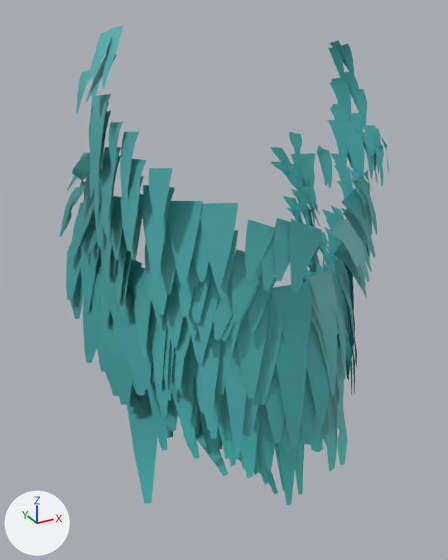
What one commit did to the glTF model assets/giant/parts/Beard_full.glb.
Camera for both pictures: a camera (50 mm lens) standing at (-0.306, -0.692, 3.505) and looking at (-0.019, -0.171, 3.244). Lighting does not change. The marker at lower left points along +X, +Y and +Z. The older version comes first.

Names of what the first picture shows: 'Beard_full'.
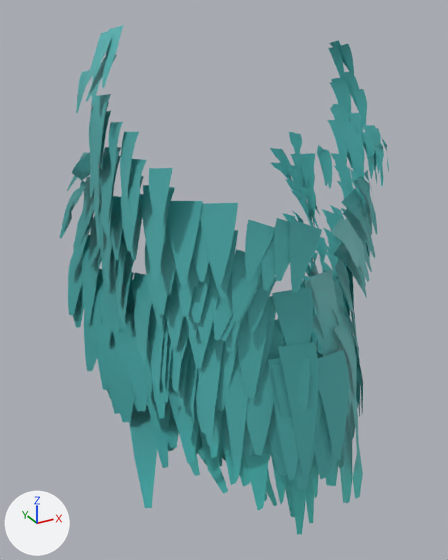
The newer file adds a shape key; the second version is drawn at full value of the shape key 'chin' of 'Beard_full', and the change is written as the vertex moves it makes.

Changed parts and their boxes [x1, y1, x2, y2] in the pictures (448 x 560 px; the box of a moved part takes in the faces that stretch with it):
'Beard_full', reshaped (6% taller)
    before: [60, 25, 389, 505]
    after: [60, 25, 389, 535]
part 1 of me_beard_full, moved or reshaped (mostly hidden)
    before: [128, 365, 134, 380]
    after: [129, 383, 137, 399]
part 2 of me_beard_full, moved or reshaped
    before: [80, 250, 101, 326]
    after: [82, 269, 102, 345]
part 3 of me_beard_full, moved or reshaped (mostly hidden)
    before: [311, 255, 316, 272]
    after: [307, 265, 313, 277]
part 4 of me_beard_full, moved or reshaped
    before: [337, 321, 346, 380]
    after: [334, 317, 357, 396]
part 5 of me_beard_full, moved or reshaped (not visible afterwards)
    before: [287, 208, 299, 221]
part 6 of me_beard_full, moved or reshaped (mostly hidden)
    before: [221, 387, 231, 436]
    after: [221, 406, 231, 455]
part 7 of me_beard_full, moved or reshaped
    before: [124, 258, 136, 313]
    after: [125, 279, 134, 333]
part 8 of me_beard_full, moved or reshaped
    before: [171, 369, 180, 419]
    after: [168, 373, 180, 435]
part 9 of me_beard_full, moved or reshaped (not visible afterwards)
    before: [137, 390, 148, 403]
part 10 of me_beard_full, moved or reshaped
    before: [191, 328, 207, 364]
    after: [185, 317, 207, 369]
part 11 of me_beard_full, moved or reshaped
    before: [335, 273, 357, 367]
    after: [337, 277, 359, 370]
part 12 of me_beard_full, moved or reshaped (mostly hidden afterwards)
    before: [74, 246, 81, 295]
    after: [77, 261, 82, 269]
part 13 of me_beard_full, moved or reshaped (mostly hidden)
    before: [277, 440, 287, 468]
    after: [291, 476, 300, 501]
part 14 of me_beard_full, moved or reshaped (mostly hidden)
    before: [195, 386, 204, 414]
    after: [196, 406, 205, 434]
part 15 of me_beard_full, moved or reshaped
    before: [107, 270, 117, 305]
    after: [108, 284, 119, 325]
part 16 of me_beard_full, moved or reshaped (mostly hidden)
    before: [323, 409, 329, 435]
    after: [338, 446, 345, 468]
part 17 of me_beard_full, moved or reshaped
    before: [240, 412, 260, 479]
    after: [246, 432, 272, 510]
part 18 of me_beard_full, moved or reshaped
    before: [60, 147, 355, 505]
    after: [60, 148, 363, 535]

Patch to the scene script:
```diff
--- a/assets/giant/parts/Beard_full.glb.py
+++ b/assets/giant/parts/Beard_full.glb.py
@@ me_beard_full @@
-me_beard_full.from_pydata(...)  # 4660 vertices, 3960 faces; spans x -0.162..0.163, y -0.319..-0.025, z 3.012..3.492
+me_beard_full.from_pydata(...)  # 4660 vertices, 3960 faces; spans x -0.162..0.163, y -0.341..-0.025, z 2.99..3.492
+# me_beard_full part 1: the loose piece of 14 vertices spanning x -0.128..-0.093, y -0.164..-0.122, z 3.147..3.248 is moved by (0.0, 0.0, -0.023)
+# me_beard_full part 2: the loose piece of 14 vertices spanning x -0.148..-0.122, y -0.117..-0.075, z 3.193..3.277 is moved by (0.0, 0.0, -0.023)
+# me_beard_full part 3: the loose piece of 14 vertices spanning x 0.097..0.135, y -0.164..-0.119, z 3.135..3.251 is moved by (0.0, 0.0, -0.021)
+# me_beard_full part 4: the loose piece of 14 vertices spanning x 0.022..0.056, y -0.298..-0.263, z 3.172..3.256 is moved by (0.0, -0.019, -0.019)
+# me_beard_full part 5: the loose piece of 14 vertices spanning x 0.137..0.162, y -0.078..-0.042, z 3.201..3.271 is moved by (0.0, 0.0, -0.023)
+# me_beard_full part 6: the loose piece of 14 vertices spanning x -0.068..-0.045, y -0.268..-0.228, z 3.124..3.233 is moved by (0.0, -0.002, -0.023)
+# me_beard_full part 7: the loose piece of 14 vertices spanning x -0.129..-0.111, y -0.163..-0.127, z 3.209..3.281 is moved by (0.0, 0.0, -0.023)
+# me_beard_full part 8: the loose piece of 14 vertices spanning x -0.098..-0.064, y -0.222..-0.17, z 3.098..3.24 is moved by (0.0, 0.0, -0.023)
+# me_beard_full part 9: the loose piece of 14 vertices spanning x -0.123..-0.086, y -0.158..-0.12, z 3.112..3.199 is moved by (0.0, 0.0, -0.011)
+# me_beard_full part 10: the loose piece of 14 vertices spanning x -0.093..-0.069, y -0.258..-0.22, z 3.206..3.284 is moved by (0.0, 0.002, -0.006)
+# me_beard_full part 11: the loose piece of 14 vertices spanning x 0.041..0.081, y -0.287..-0.238, z 3.171..3.277 is moved by (0.0, -0.003, -0.004)
+# me_beard_full part 12: the loose piece of 14 vertices spanning x -0.152..-0.133, y -0.083..-0.052, z 3.217..3.278 is moved by (0.0, 0.0, -0.018)
+# me_beard_full part 13: the loose piece of 14 vertices spanning x -0.034..0.008, y -0.291..-0.257, z 3.086..3.228 is moved by (0.0, -0.024, -0.023)
+# me_beard_full part 14: the loose piece of 14 vertices spanning x -0.088..-0.061, y -0.257..-0.211, z 3.148..3.25 is moved by (0.0, 0.0, -0.023)
+# me_beard_full part 15: the loose piece of 14 vertices spanning x -0.134..-0.117, y -0.155..-0.118, z 3.23..3.305 is moved by (0.0, 0.0, -0.023)
+# me_beard_full part 16: the loose piece of 14 vertices spanning x 0.018..0.047, y -0.289..-0.25, z 3.102..3.231 is moved by (0.0, -0.027, -0.023)
+# me_beard_full part 17: the loose piece of 14 vertices spanning x -0.061..-0.026, y -0.284..-0.237, z 3.079..3.232 is moved by (0.0, -0.02, -0.024)
+# me_beard_full part 18: 2504 of 4660 vertices moved; they spanned x -0.162..0.163, y -0.319..-0.025, z 3.012..3.35 and now span x -0.162..0.163, y -0.341..-0.025, z 2.99..3.349; mean shift (0.0, -0.003, -0.018); largest move (0.045, -0.303, 3.073) -> (0.045, -0.329, 3.05)
+# other edits to the shape of me_beard_full do not show in these pictures
 me_beard_full.materials.append(mat_defaultmaterial)
```
